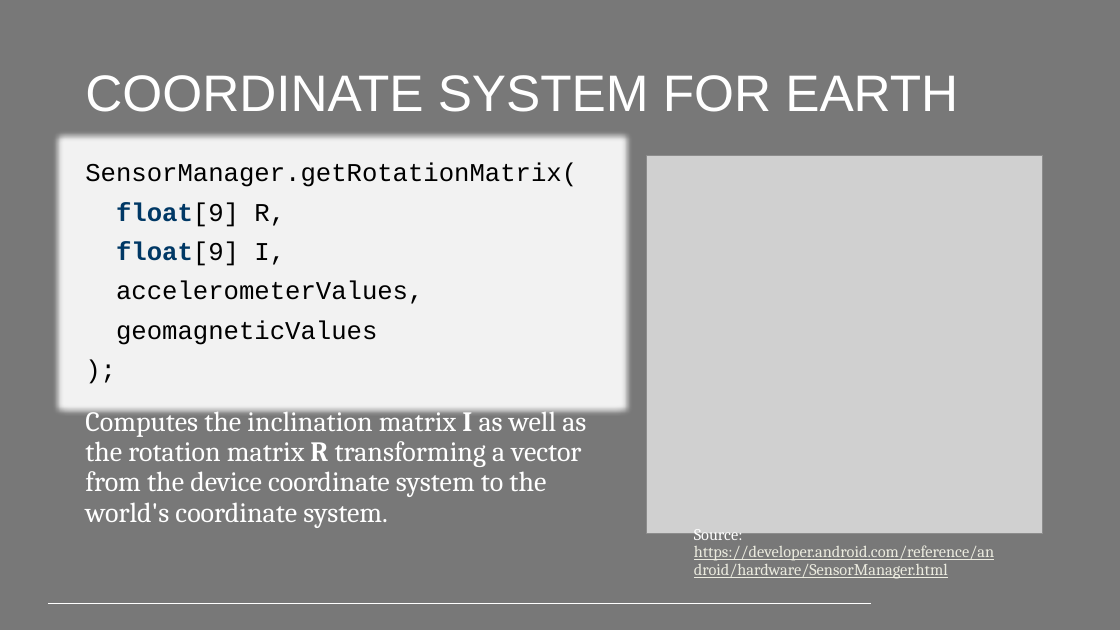
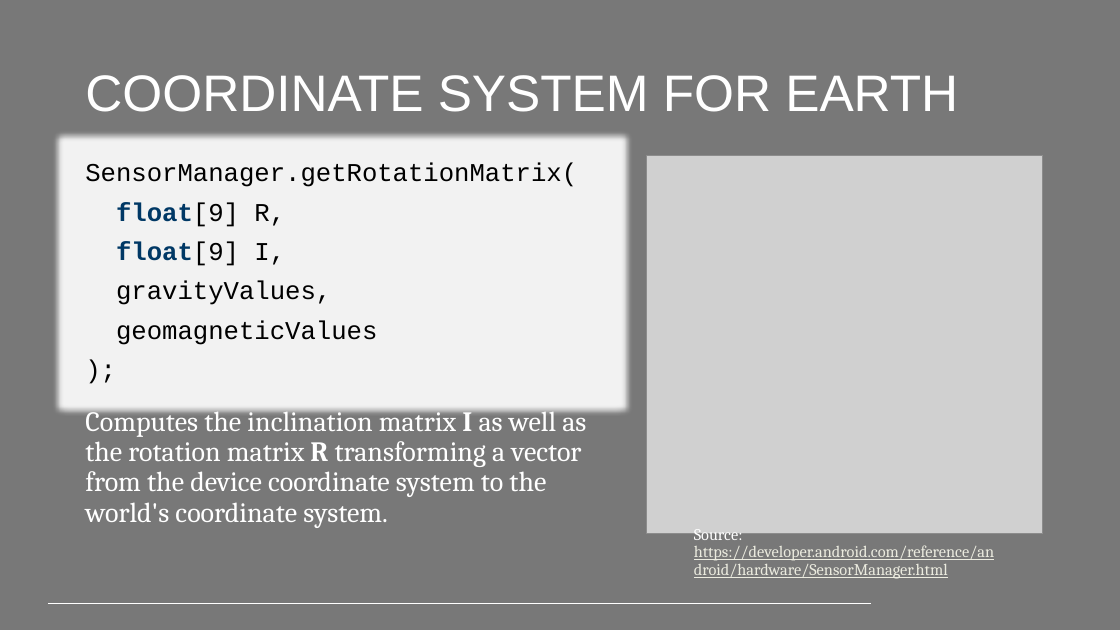
Before and after one commit to PeppeL-G/course-material, a slide deck: slide 13 of src/lectures/android-sensors/android-sensors.pptx. Drawn at 1120x630 pixels with LibreOffice and Linux fonts; fonts in the diff are those of the drawing; grey boxes stand for pictures; background and template pictures are left out. Boxes give left, top, right and bottom in pixels: in the first picture for what was removed or moved away, otherwise in the second. Text is boxed around its words. In the diff, an @@ line names an element or a change of style, - is before the commit and + after.

```diff
--- a/src/lectures/android-sensors/android-sensors.pptx
+++ b/src/lectures/android-sensors/android-sensors.pptx
@@ text at box(116, 280, 331, 305): text changed @@
-accelerometerValues,
+gravityValues,
```
Also in this commit, not shown: 1 other slide changed, 5 other files.
